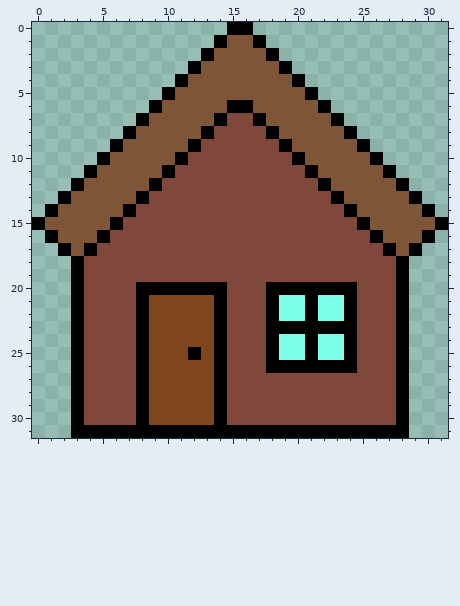
A pixel-art sprite gets an edit: android/assets/sprites/house.png. The first picture shows the starting point.
The file is 32x32 pixels. Colours within 5 levels of each other are drawn and written as one.
The result:
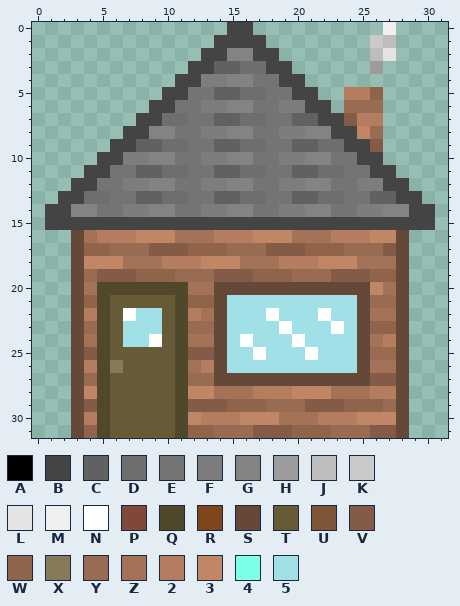
Palette (. is transparent): A #000000  B #444444  C #616161  D #6e6e6e  E #747474  F #7d7d7d  G #838383  H #9c9c9c  J #bdbdbd  K #cacaca  L #e4e4e4  M #efefef  N #ffffff  P #7f483b  Q #51472a  R #7f451c  S #654838  T #675a36  U #7f5538  V #835b46  W #90634b  X #867a58  Y #996b52  Z #a47257  2 #b47d5f  3 #c08666  4 #7cffe7  5 #a2e0e8
Difference:
Changed rows in their new state; - is an unchanged pixel.
first column x 0:
 0 ---------------BB----------M----
 1 --------------BBBB--------KJ----
 2 -------------BBGGBB-------JL----
 3 ------------BBCCDDBB------H-----
 4 -----------BBFFGGEEBB-----------
 5 ----------BBEECCDDEEBB--22W-----
 6 ---------BBEEFFGGEEFFBB-YYY-----
 7 --------BBDDEECCDDEECCBBV22-----
 8 -------BBGGEEFFGGEEFFGGBB3Y-----
 9 ------BBCCDDEECCDDEECCDDBBV-----
10 -----BBFFGGEEFFGGEEFFGGEEBB-----
11 ----BBEECCDDEECCDDEECCDDEEBB----
12 ---BBEEFFGGEEFFGGEEFFGGEEFFBB---
13 --BBDDEECCDDEECCDDEECCDDEECCBB--
14 -BBGGEEFFGGEEFFGGEEFFGGEEFFGGBB-
15 .BBBBBBBBBBBBBBBBBBBBBBBBBBBBBB.
16 -..SZ222333ZZZ222333ZZZ22233S..-
17 --.SWWYYYVVVWWWYYYVVVWWWYYYVS.--
18 ---S333ZZZ222333ZZZ222333ZZZS---
19 ---SYVVVWWWYYYVVVWWWYYYVVVWWS---
20 ---SZQQQQQQQZZSSSSSSSSSSSS3ZS---
21 ---SWQTTTTTQWWS5555555555SYYS---
22 ---S2QTN55TQ2ZS555N555N55SZZS---
23 ---SYQT555TQYYS5555N555N5SWWS---
24 ---SZQT55NTQZZS5N555N5555SZ2S---
25 ---SVQTTTTTQVVS55N555N555SYYS---
26 ---S2QXTTTTQZ2S5555555555SZZS---
27 ---SYQTTTTTQYYSSSSSSSSSSSSVVS---
28 ---S3QTTTTTQ33ZZZ222333ZZZ22S---
29 ---SVQTTTTTQVVVWWWYYYVVVWWWYS---
30 ---S2QTTTTTQ3222333ZZZ222333S---
31 ---SWQTTTTTQWWYYYVVVWWWYYYVVS---
Pixel boxes of the changes (left, top, right, bottom) in both pictures:
changed: (32, 22, 448, 438)
